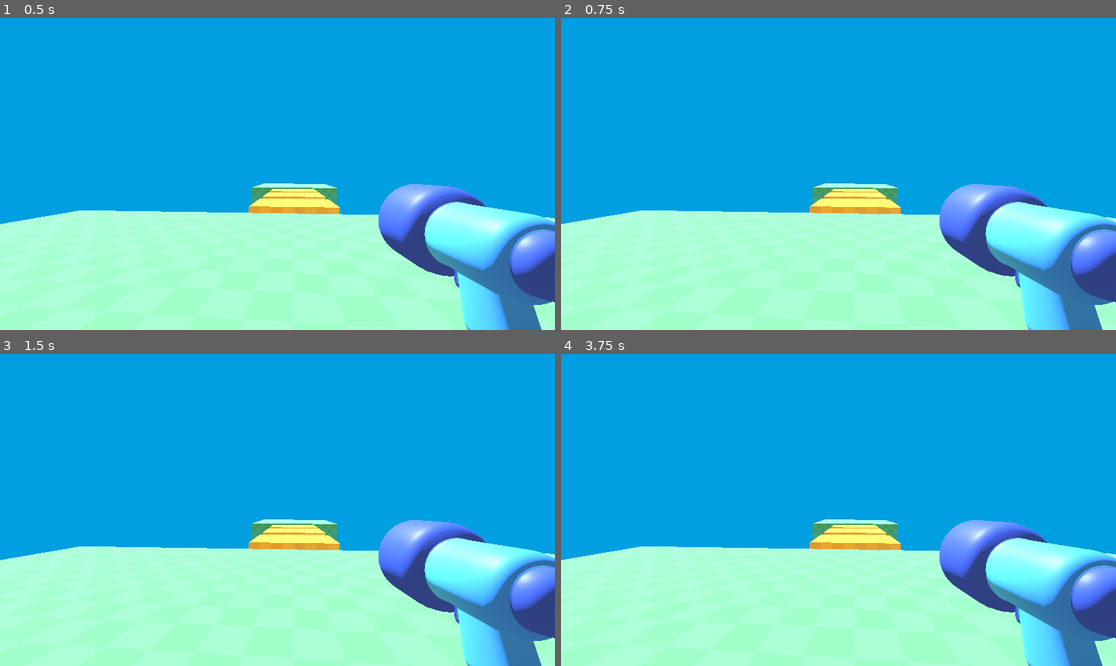
Above: before the commit, frames 1-4 (two rows, left to right).
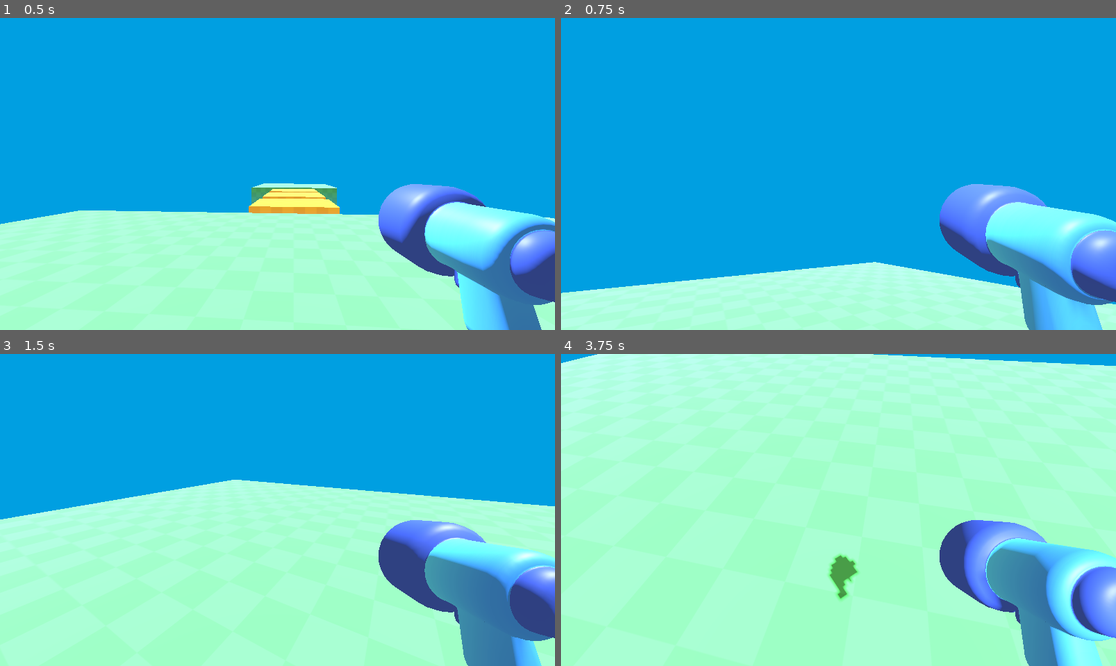
Above: after the commit, the same moments.

Repository: Jhonesp/shooter-godot
Game: Godot game, scene res://level/temporary_level.tscn
Two runs of this game, one before a commit and one after it. Both use one fixed random seed, a clock stepped at 60 frames per second and the inputs below.
Inputs (mouse positions are in pixels of both pictures, inside the frame that each line leads up to):
- Up to frame 1 (0.5 s): no input
- Up to frame 2 (0.75 s): tap Enter at 0.5 s; move the mouse to (960, 158) at 0.52 s
- Up to frame 3 (1.5 s): tap Space at 1.25 s; move the mouse to (166, 525) at 1.27 s
- Up to frame 4 (3.75 s): tap Enter at 2, 3.5 s; move the mouse to (894, 441) at 2.02 s; tap Space at 2.75 s; move the mouse to (810, 572) at 2.77 s; move the mouse to (1005, 556) at 3.52 s

Frame 1 is identical in both runs. In frame 2, 25% of the frame differs, in the area x 0-100%, y 53-100%; in frame 3, 22%; in frame 4, 70%, in the area x 0-100%, y 0-100%.

Commit message:
added changes to player script

Diff:
--- /dev/null
+++ b/player/player.gd
@@ -0,0 +1,12 @@
+extends CharacterBody3D
+
+func _ready():
+	Input.set_mouse_mode(Input.MOUSE_MODE_CAPTURED)
+
+func _unhandled_input(event):
+	if event is InputEventMouseMotion:
+		rotation_degrees.y -= event.relative.x * 0.5
+		%Camera3D.rotation_degrees.x -= event.relative.y * 0.5
+		%Camera3D.rotation_degrees.x = clamp(%Camera3D.rotation_degrees.x, -80.0, 80.0)
+	elif event.is_action_pressed("ui_cancel"):
+		Input.set_mouse_mode(Input.MOUSE_MODE_VISIBLE)
--- a/player/player.tscn
+++ b/player/player.tscn
@@ -1,32 +1,20 @@
 [gd_scene format=3 uid="uid://bxm05upfonpui"]
 
 [ext_resource type="PackedScene" uid="uid://dnlxmhcq7wn7g" path="res://player/simple_gun/gun_model.glb" id="1_oul6g"]
+[ext_resource type="Script" uid="uid://b330oounterro" path="res://player/player.gd" id="1_rkbax"]
 
 [sub_resource type="CapsuleShape3D" id="CapsuleShape3D_kqu6x"]
 
-[sub_resource type="CapsuleMesh" id="CapsuleMesh_kqu6x"]
-radius = 0.3
-
-[sub_resource type="BoxMesh" id="BoxMesh_kqu6x"]
-size = Vector3(0.1, 0.1, 0.1)
-
-[node name="CharacterBody3D" type="CharacterBody3D" unique_id=916260652]
+[node name="Player" type="CharacterBody3D" unique_id=916260652]
+script = ExtResource("1_rkbax")
 
 [node name="CollisionShape3D" type="CollisionShape3D" parent="." unique_id=1539676668]
 transform = Transform3D(1, 0, 0, 0, 1, 0, 0, 0, 1, 0, 1, 0)
 shape = SubResource("CapsuleShape3D_kqu6x")
 
 [node name="Camera3D" type="Camera3D" parent="." unique_id=1059445079]
+unique_name_in_owner = true
 transform = Transform3D(1, 0, 0, 0, 1, 0, 0, 0, 1, 0, 1.5208114, 0)
 
 [node name="gun_model" parent="Camera3D" unique_id=1473194097 instance=ExtResource("1_oul6g")]
 transform = Transform3D(-0.29997167, 0.0037541054, 0.0017067888, 0.0037540444, 0.2999765, -2.1359887e-05, -0.0017069224, 0, -0.29999515, 0.34630466, -0.12430763, -0.3669599)
-
-[node name="MeshInstance3D" type="MeshInstance3D" parent="." unique_id=683859943]
-transform = Transform3D(1, 0, 0, 0, 1, 0, 0, 0, 1, 0, 1, 0)
-mesh = SubResource("CapsuleMesh_kqu6x")
-
-[node name="MeshInstance3D2" type="MeshInstance3D" parent="." unique_id=1253372607]
-transform = Transform3D(1, 0, 0, 0, 1, 0, 0, 0, 1, 0, 1.4, -0.29151216)
-visible = false
-mesh = SubResource("BoxMesh_kqu6x")
Not shown, added: player/player.gd.uid
